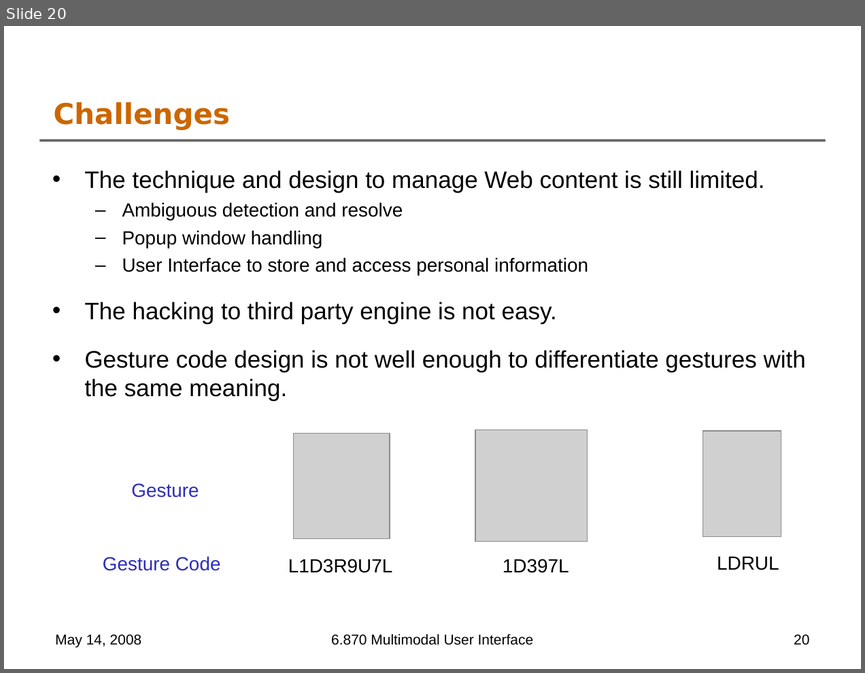
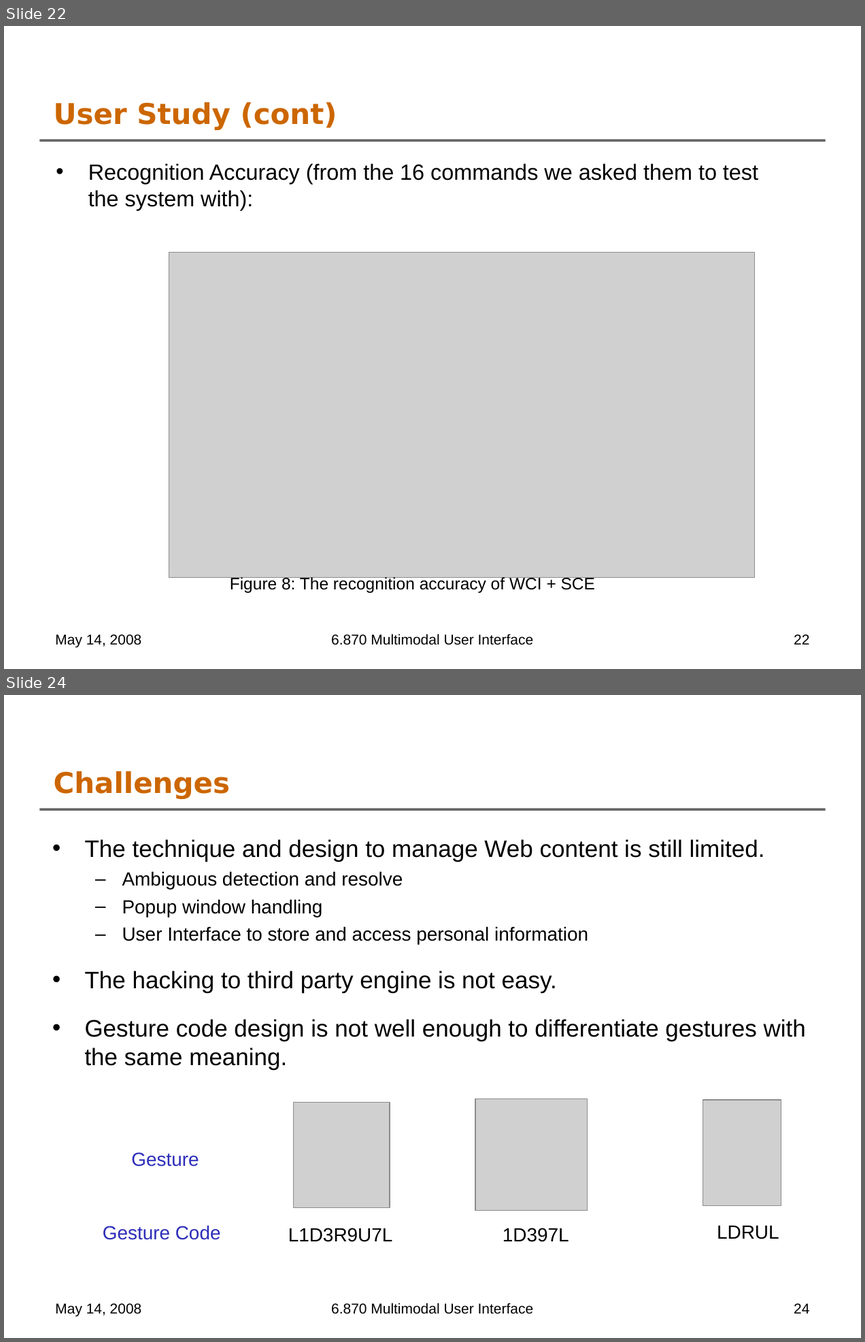
Before and after one commit to oshanis/webnnel, a slide deck: docs/6.870 Final Project Presentation.ppt. Shown one above the other, each under a label of ours: slide 20 before the commit, slides 22 and 24 after it; the slides between them are not shown. The pictures are 865x673 and 865x1342 pixels, drawn with LibreOffice and Linux fonts; fonts in the diff are those of the drawing; grey boxes stand for pictures; background and template pictures are left out. Boxes give left, top, right and bottom in pixels: in the first picture for what was removed or moved away, otherwise in the second. Text is boxed around its words. In the diff, an @@ line names an element or a change of style, - is before the commit and + after.

```diff
--- a/docs/6.870 Final Project Presentation.ppt
+++ b/docs/6.870 Final Project Presentation.ppt
@@ slide 22 added at (4,26,861,669), background #FFFFFF; not listed: 1 template element that a slide beside it also shows @@
@@ title added at (54,102,337,130), 24 pt, text #CC6600, bold @@
+User Study (cont)
@@ text added at (88,163,758,210), 18.5 pt, text #000000 @@
+• Recognition Accuracy (from the 16 commands we asked them to test the system with):
@@ picture added at (169,252,755,577) @@
@@ text added at (230,575,595,592), 14 pt, text #000000 @@
+Figure 8: The recognition accuracy of WCI + SCE
@@ text added at (55,634,142,647), 12 pt, text #000000 @@
+May 14, 2008
@@ text added at (331,633,534,645), 12 pt, text #000000 @@
+6.870 Multimodal User Interface
@@ page number added at (793,634,809,644), 12 pt, text #000000 @@
+22
@@ what was slide 20 is now slide 24 @@
@@ page number at (793,1303,809,1313): text changed @@
-20
+24
```
Also in this commit, not shown: 9 slides changed, 3 other slides added.
